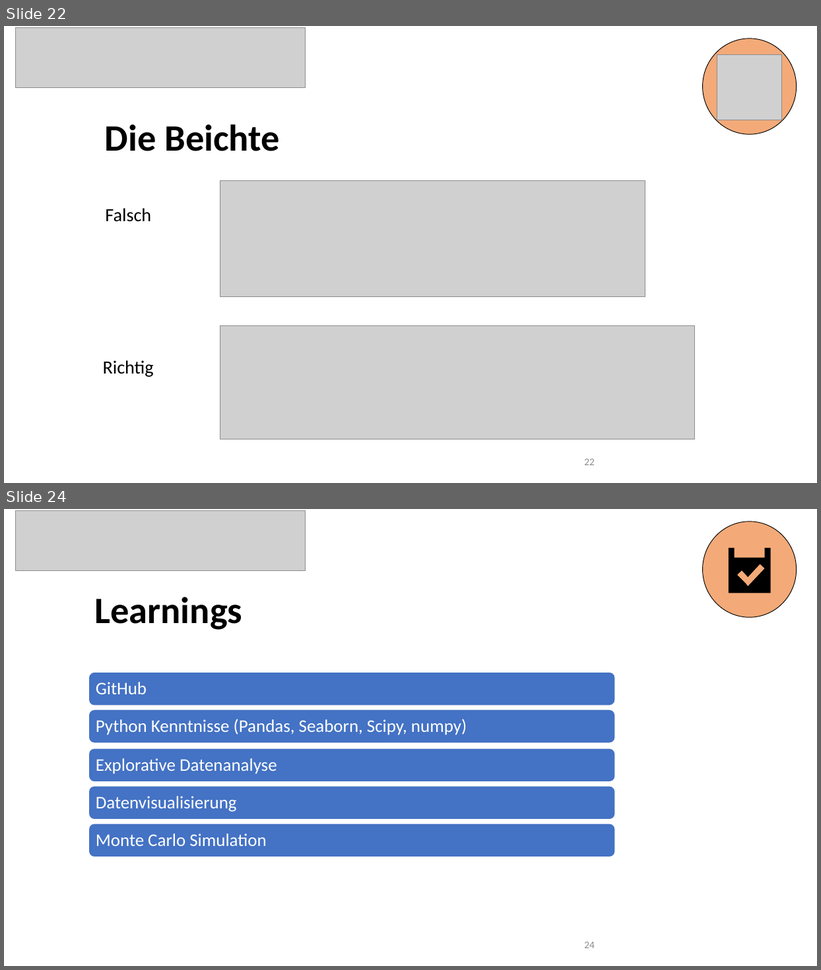
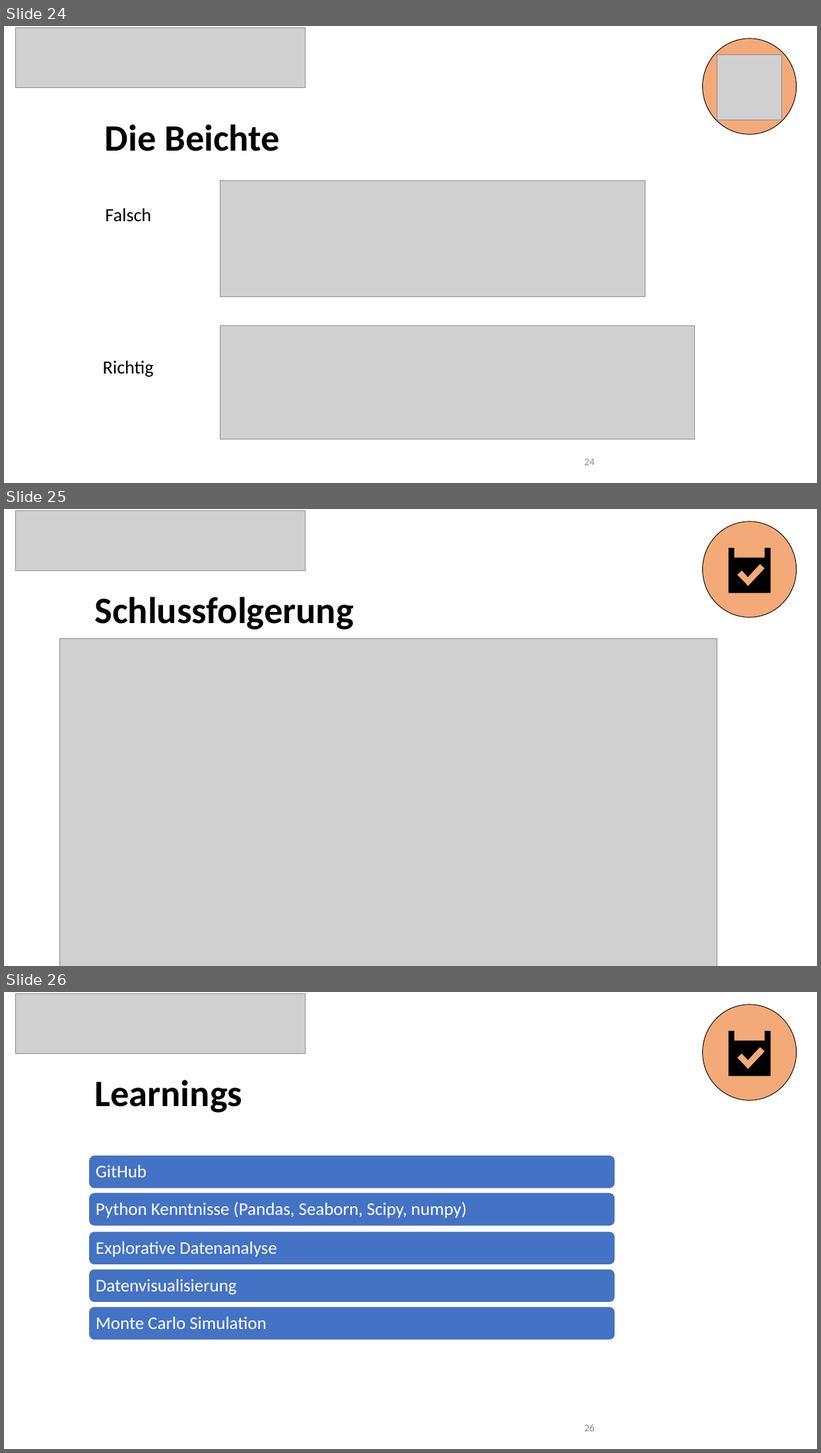
Before and after one commit to 7ben18/FHNW_Steinschlagrisiko, a slide deck: Praesentation/Steinschlagrisiko_Präsentation.pptx. Shown one above the other, each under a label of ours: slides 22 and 24 before the commit, slides 24, 25 and 26 after it; the slides between them are not shown. The pictures are 821x970 and 821x1453 pixels, drawn with LibreOffice and Linux fonts; fonts in the diff are those of the drawing; grey boxes stand for pictures. Boxes give left, top, right and bottom in pixels: in the first picture for what was removed or moved away, otherwise in the second. Text is boxed around its words. In the diff, an @@ line names an element or a change of style, - is before the commit and + after.

```diff
--- a/Praesentation/Steinschlagrisiko_Präsentation.pptx
+++ b/Praesentation/Steinschlagrisiko_Präsentation.pptx
@@ slide 25 added at [4,509,817,966], background #FFFFFF @@
@@ picture added at [16,511,306,570] @@
@@ ellipse added at [703,521,797,617], fill #ED7D31 at 65% opacity, outline #000000 0.75 pt @@
@@ freeform shape added at [729,548,771,593], fill #000000, 17.4 pt, text #000000 @@
+<
@@ title added at [95,597,354,630], 44 pt, text #000000, bold @@
+Schlussfolgerung
@@ picture added at [60,638,717,966] @@
@@ what was slide 22 is now slide 24 @@
@@ page number at [584,459,595,466]: text changed @@
-22
+24
@@ what was slide 24 is now slide 26 @@
@@ page number at [584,1424,595,1432]: text changed @@
-24
+26
```
Also in this commit, not shown: 2 slides changed, 2 other slides added, 1 slide removed.
